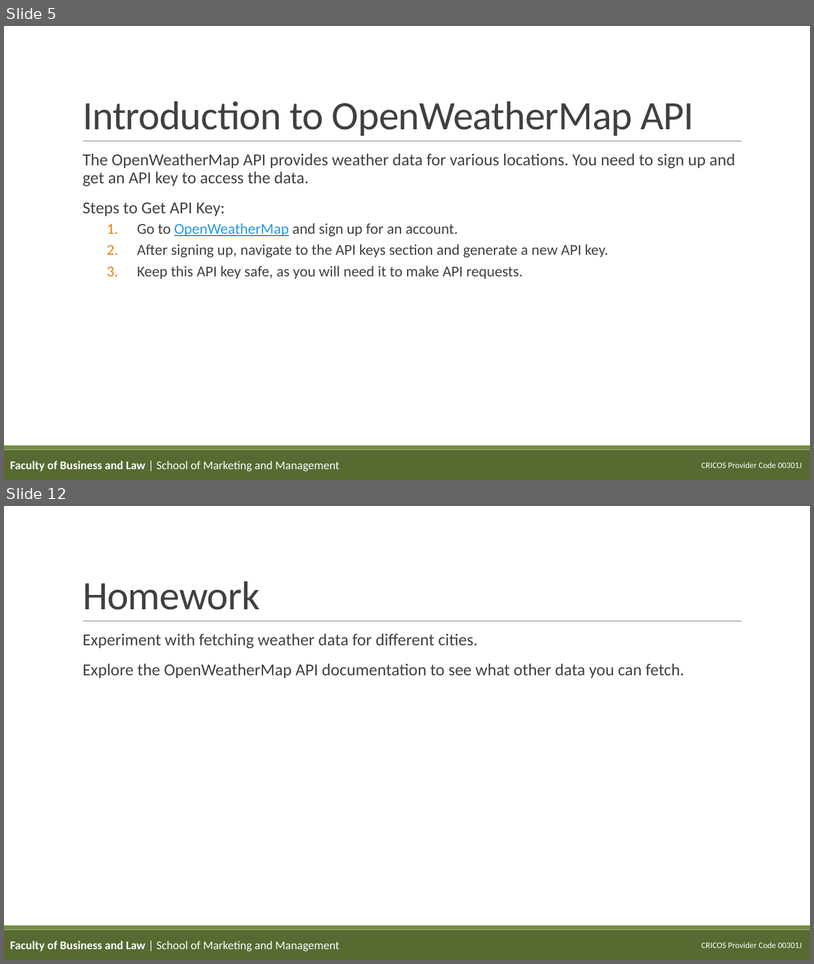
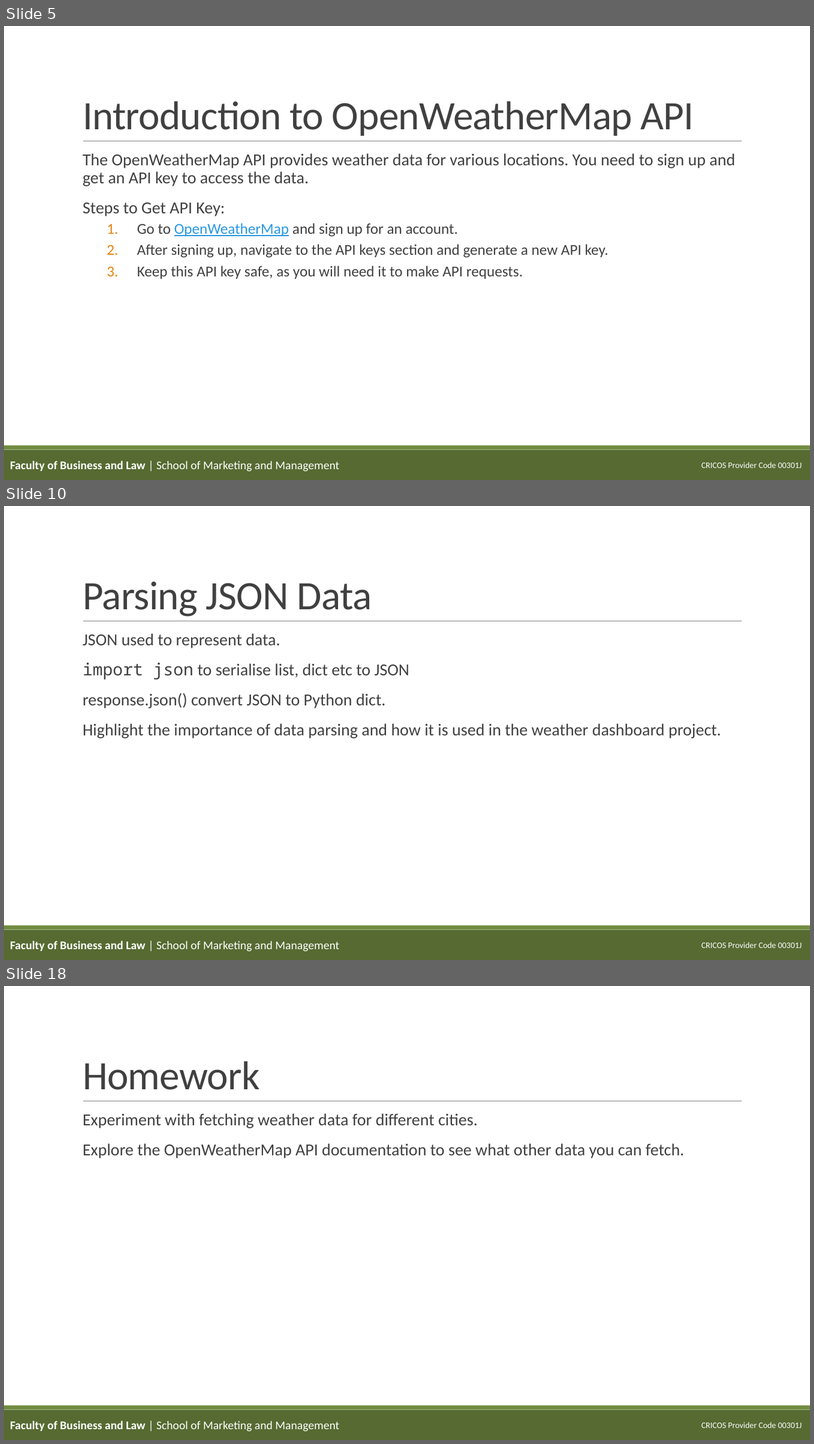
Before and after one commit to teaching-repositories/weather-dashboard-source, a slide deck: slides/02_fetching_data.pptx. Shown one above the other, each under a label of ours: slides 5 and 12 before the commit, slides 5, 10 and 18 after it; the slides between them are not shown. The pictures are 814x964 and 814x1444 pixels, drawn with LibreOffice and Linux fonts; fonts in the diff are those of the drawing; background and template pictures are left out. Boxes give left, top, right and bottom in pixels: in the first picture for what was removed or moved away, otherwise in the second. Text is boxed around its words. In the diff, an @@ line names an element or a change of style, - is before the commit and + after.

```diff
--- a/slides/02_fetching_data.pptx
+++ b/slides/02_fetching_data.pptx
@@ slide 10 added at [4,506,810,960], background #FFFFFF; not listed: 4 template elements that a slide beside it also shows @@
@@ title added at [83,582,372,616], 48 pt, text #404040 @@
+Parsing JSON Data
@@ text added at [83,633,722,738], 20 pt, text #404040 @@
+  JSON used to represent data.
+  import json to serialise list, dict etc to JSON
+  response.json() convert JSON to Python dict.
+  Highlight the importance of data parsing and how it is used in the weather dashboard project.
@@ text added at [10,940,339,951], 14 pt, text #FFFFFF @@
+Faculty of Business and Law | School of Marketing and Management
@@ what was slide 12 is now slide 18 @@
```
Also in this commit, not shown: 6 slides changed, 5 other slides added, 44 other files.
